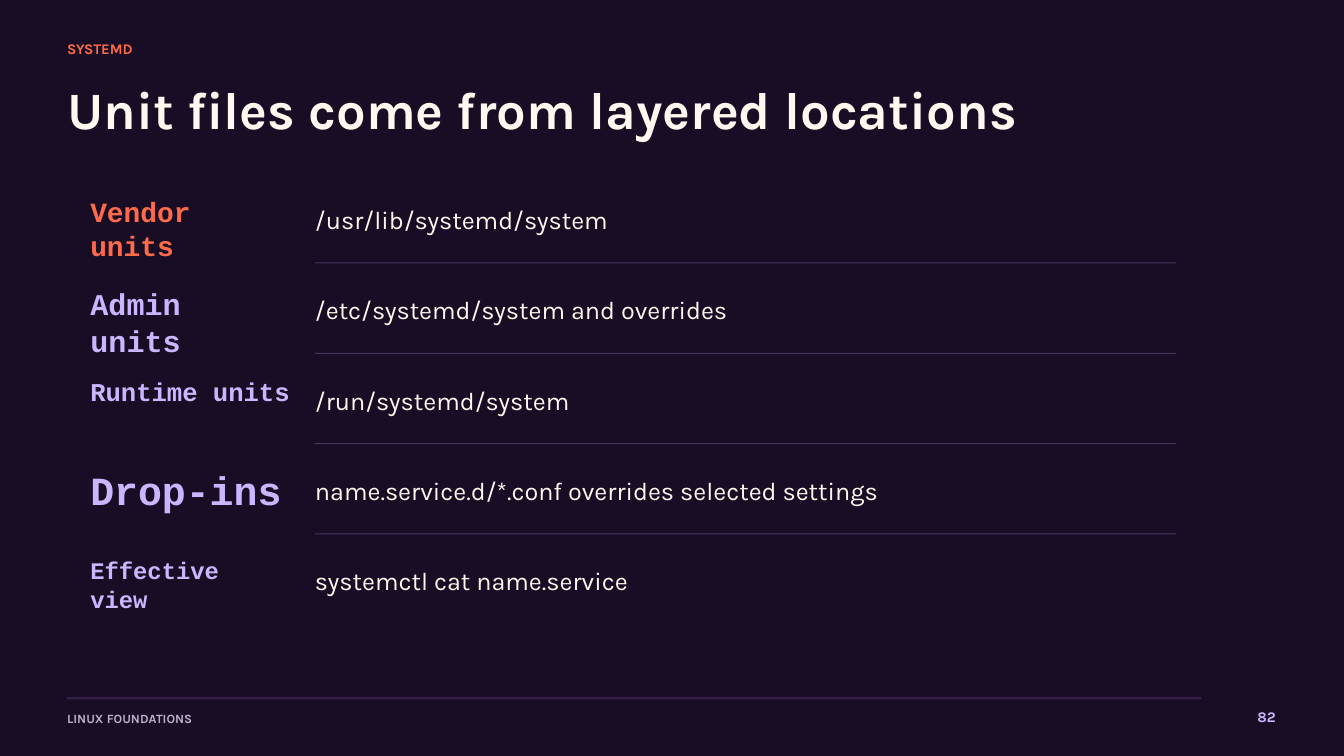
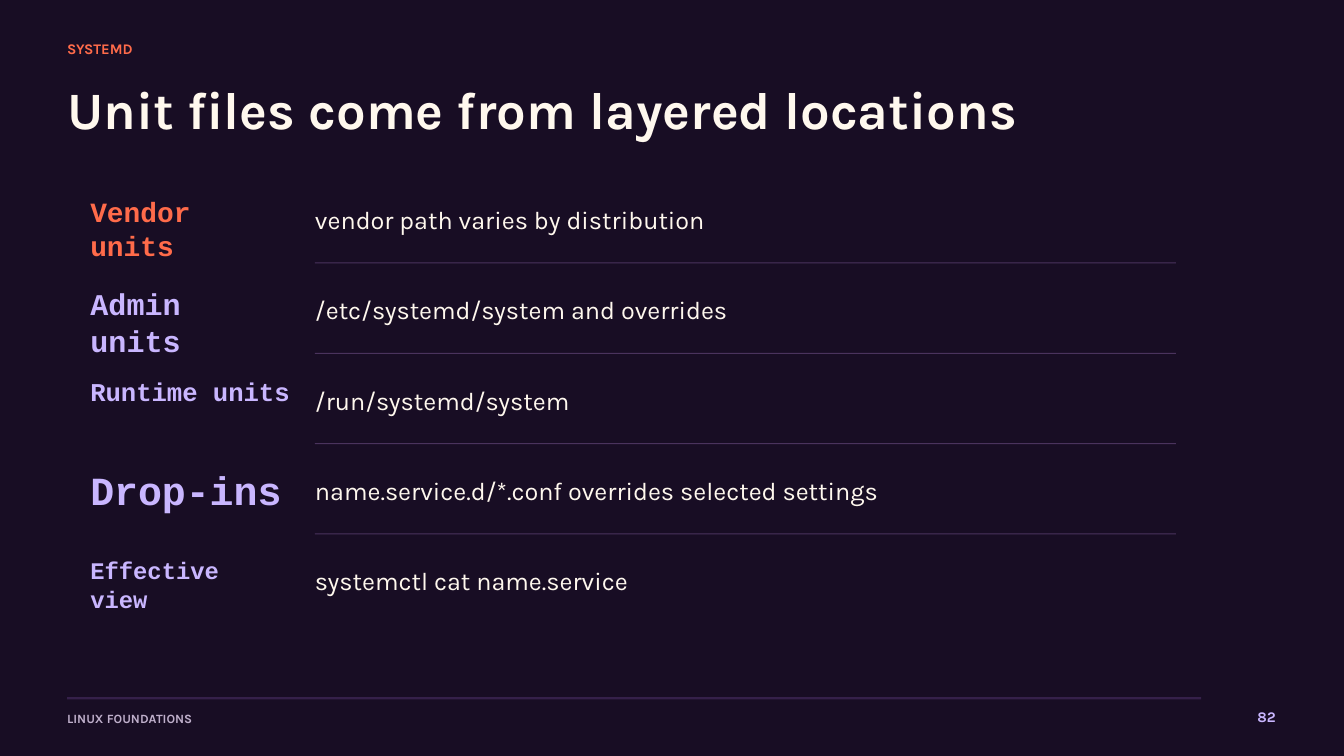
Before and after one commit to wolfmanfx/linux-course-travel-portal, a slide deck: slide 82 of downloads/linux-foundations-browser-lab-workshop.pptx. Drawn at 1344x756 pixels with LibreOffice and Linux fonts; fonts in the diff are those of the drawing. Boxes give left, top, right and bottom in pixels: in the first picture for what was removed or moved away, otherwise in the second. Text is boxed around its words. In the diff, an @@ line names an element or a change of style, - is before the commit and + after.

```diff
--- a/downloads/linux-foundations-browser-lab-workshop.pptx
+++ b/downloads/linux-foundations-browser-lab-workshop.pptx
@@ text at bbox=[315, 211, 705, 235]: text changed @@
-/usr/lib/systemd/system
+vendor path varies by distribution
```
Also in this commit, not shown: 5 other slides changed, 9 other files.
